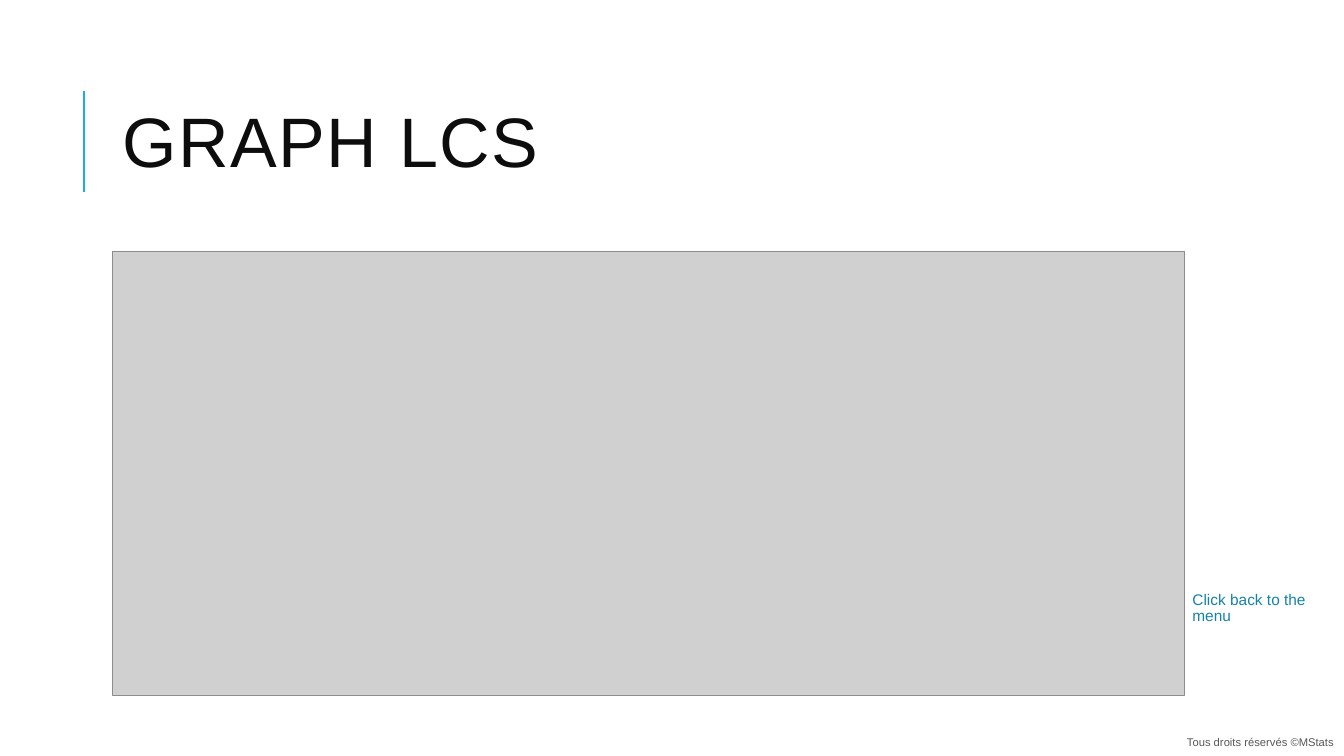
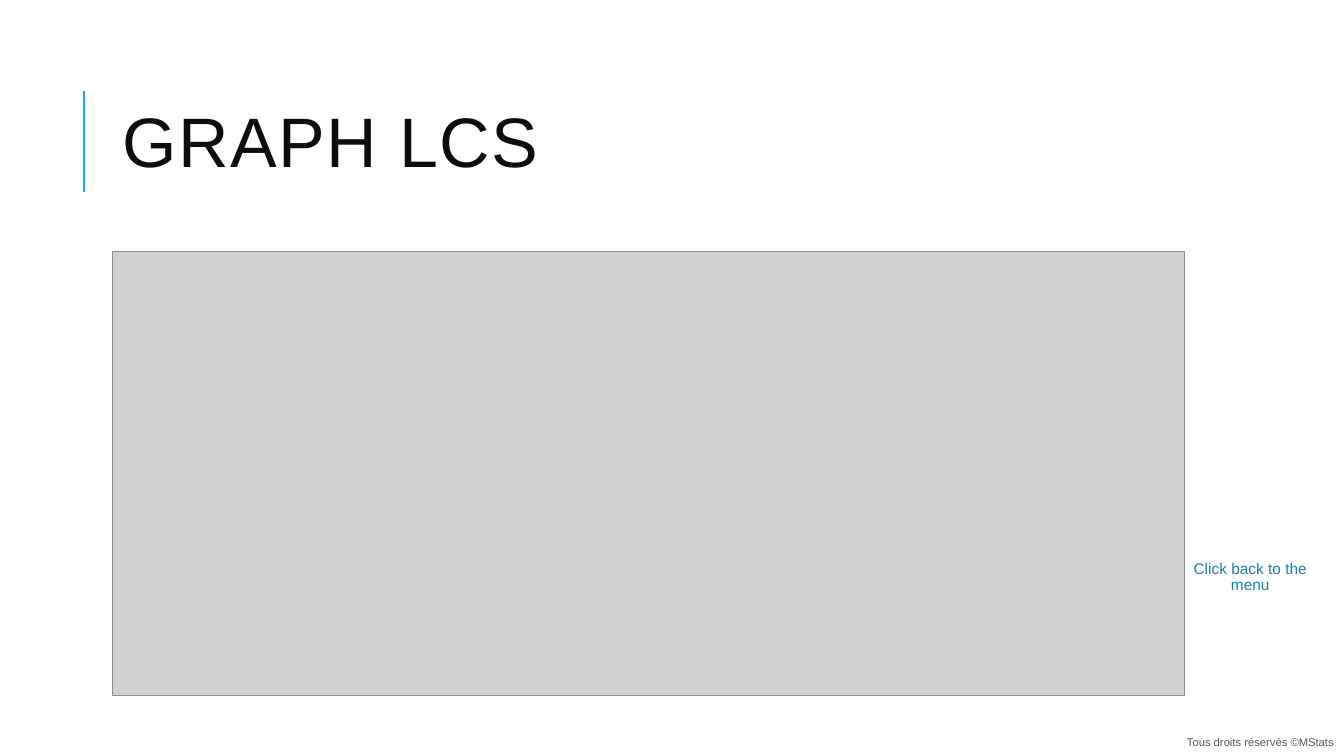
Before and after one commit to Vaugoyeau/SiteWeb, a slide deck: slide 4 of content/post/presentation_0993421052631561 308_eng.pptx. Drawn at 1344x756 pixels with LibreOffice and Linux fonts; fonts in the diff are those of the drawing; grey boxes stand for pictures; background and template pictures are left out. Boxes give left, top, right and bottom in pixels: in the first picture for what was removed or moved away, otherwise in the second. Text is boxed around its words. In the diff, an @@ line names an element or a change of style, - is before the commit and + after.

```diff
--- a/content/post/presentation_0993421052631561 308_eng.pptx
+++ b/content/post/presentation_0993421052631561 308_eng.pptx
@@ text "Click back to the menu": place and size @@
-text "Click back to the menu" at bbox=[1192, 594, 1305, 621]
+text "Click back to the menu" at bbox=[1194, 563, 1306, 590]
@@ text "Click back to the menu" at bbox=[1194, 563, 1306, 590]: alignment left to centre @@
```
Also in this commit, not shown: 3 other slides changed, 36 other files.
